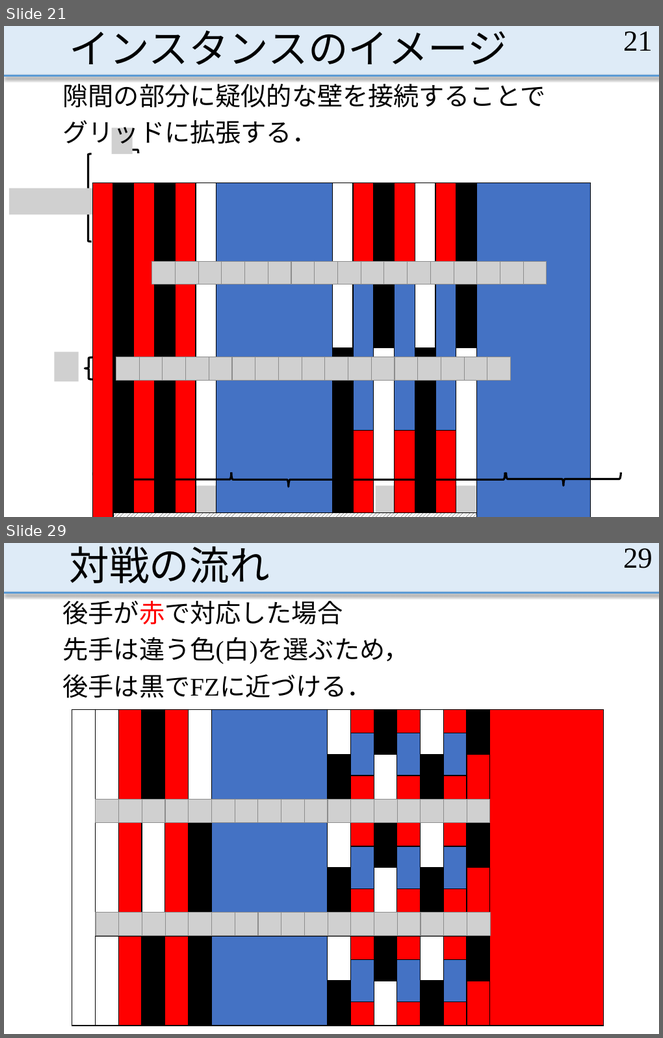
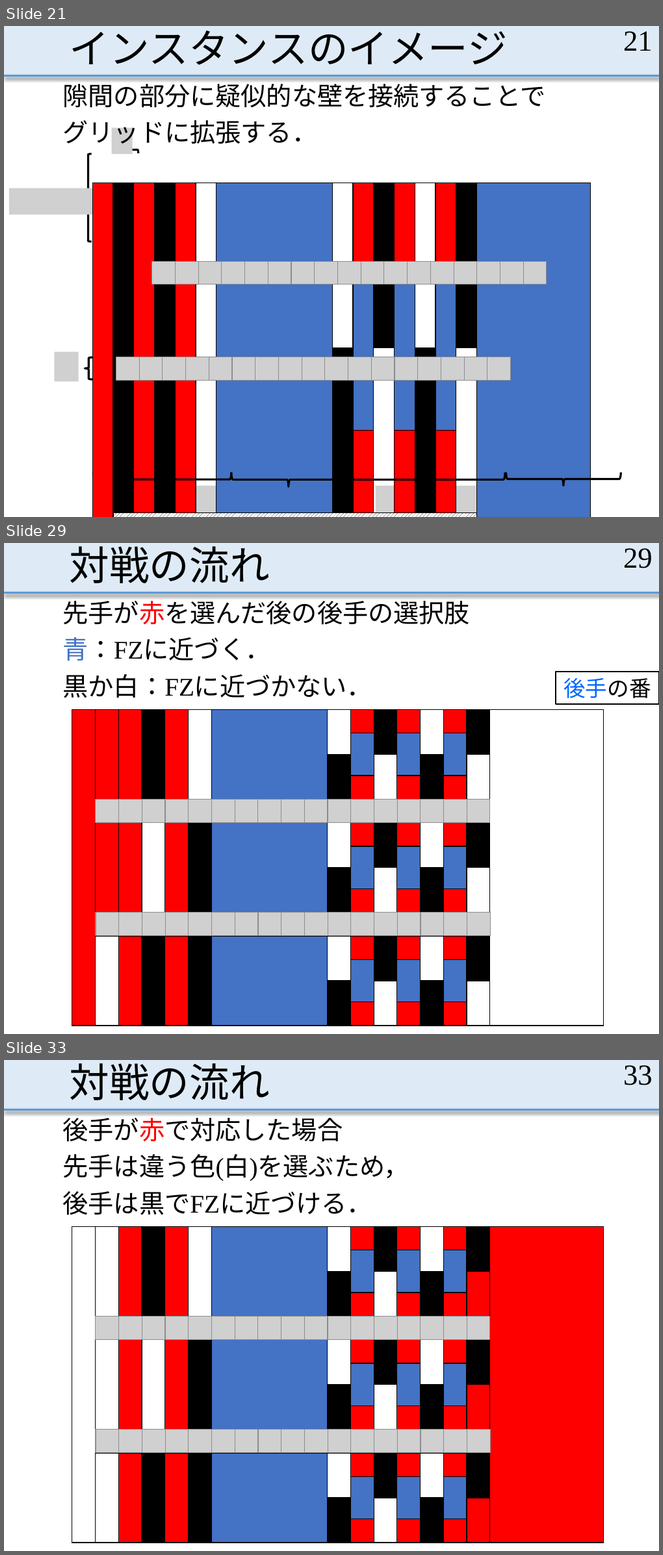
Before and after one commit to MasayaOda/SR, a slide deck: 190513oda.pptx. Shown one above the other, each under a label of ours: slides 21 and 29 before the commit, slides 21, 29 and 33 after it; the slides between them are not shown. The pictures are 663x1038 and 663x1555 pixels, drawn with LibreOffice and Linux fonts; fonts in the diff are those of the drawing; grey boxes stand for pictures. Boxes give left, top, right and bottom in pixels: in the first picture for what was removed or moved away, otherwise in the second. Text is boxed around its words. In the diff, an @@ line names an element or a change of style, - is before the commit and + after.

Commit message:
高校の偶数手目の選択肢を追う

```diff
--- a/190513oda.pptx
+++ b/190513oda.pptx
@@ slide 29 added at bbox=[4, 543, 659, 1034], background #FFFFFF; not listed: 2 template elements that a slide beside it also shows @@
@@ title added at bbox=[70, 546, 270, 583], 44 pt, text #000000 @@
+対戦の流れ
@@ page number added at bbox=[623, 548, 653, 568], 32 pt, text #000000 @@
+29
@@ text added at bbox=[63, 596, 470, 698], 28 pt, text #000000 @@
+先手が赤を選んだ後の後手の選択肢
+青：FZに近づく．
+黒か白：FZに近づかない．
@@ rectangle added at bbox=[556, 672, 659, 704], fill #FFFFFF, outline #000000 1.5 pt, 24 pt, text #0066FF @@
+後手の番
@@ table added at bbox=[72, 709, 599, 1026], 14 rows, 15 columns @@
+ |  |  |  |  |  |  |  |  |  |  |  |  |  | 
+ |  |  |  |  |  |  |  |  |  |  |  |  |  | 
+ |  |  |  |  |  |  |  |  |  |  |  |  |  | 
+ |  |  |  |  |  |  |  |  |  |  |  |  |  | 
+ |  |  |  |  |  |  |  |  |  |  |  |  |  | 
+ |  |  |  |  |  |  |  |  |  |  |  |  |  | 
+ |  |  |  |  |  |  |  |  |  |  |  |  |  | 
+ |  |  |  |  |  |  |  |  |  |  |  |  |  | 
+ |  |  |  |  |  |  |  |  |  |  |  |  |  | 
+ |  |  |  |  |  |  |  |  |  |  |  |  |  | 
+ |  |  |  |  |  |  |  |  |  |  |  |  |  | 
+ |  |  |  |  |  |  |  |  |  |  |  |  |  | 
+ |  |  |  |  |  |  |  |  |  |  |  |  |  | 
+ |  |  |  |  |  |  |  |  |  |  |  |  |  | 
@@ group added at bbox=[96, 800, 490, 823]: 17 pictures @@
@@ group added at bbox=[96, 913, 490, 936]: 17 pictures @@
@@ what was slide 29 is now slide 33 @@
@@ page number at bbox=[623, 1065, 653, 1085]: text changed @@
-29
+33
```
Also in this commit, not shown: 10 slides changed, 3 other slides added.
